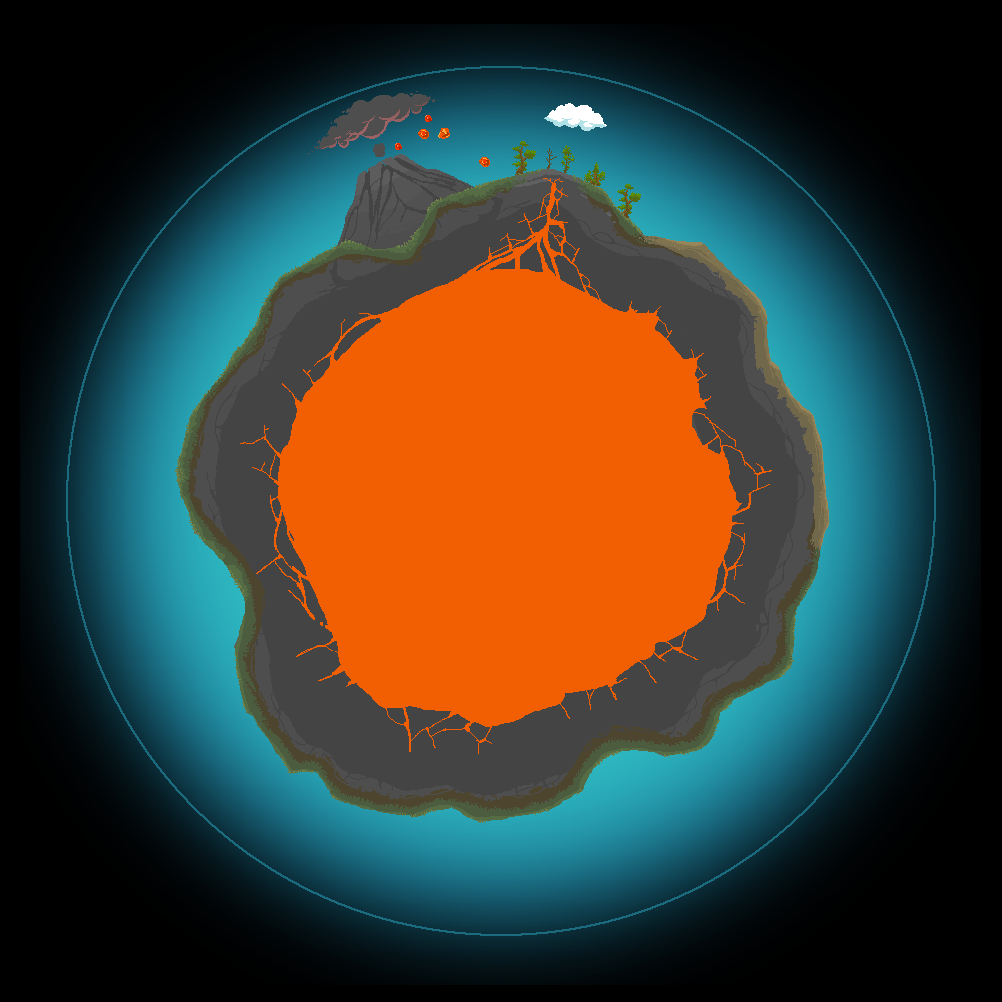
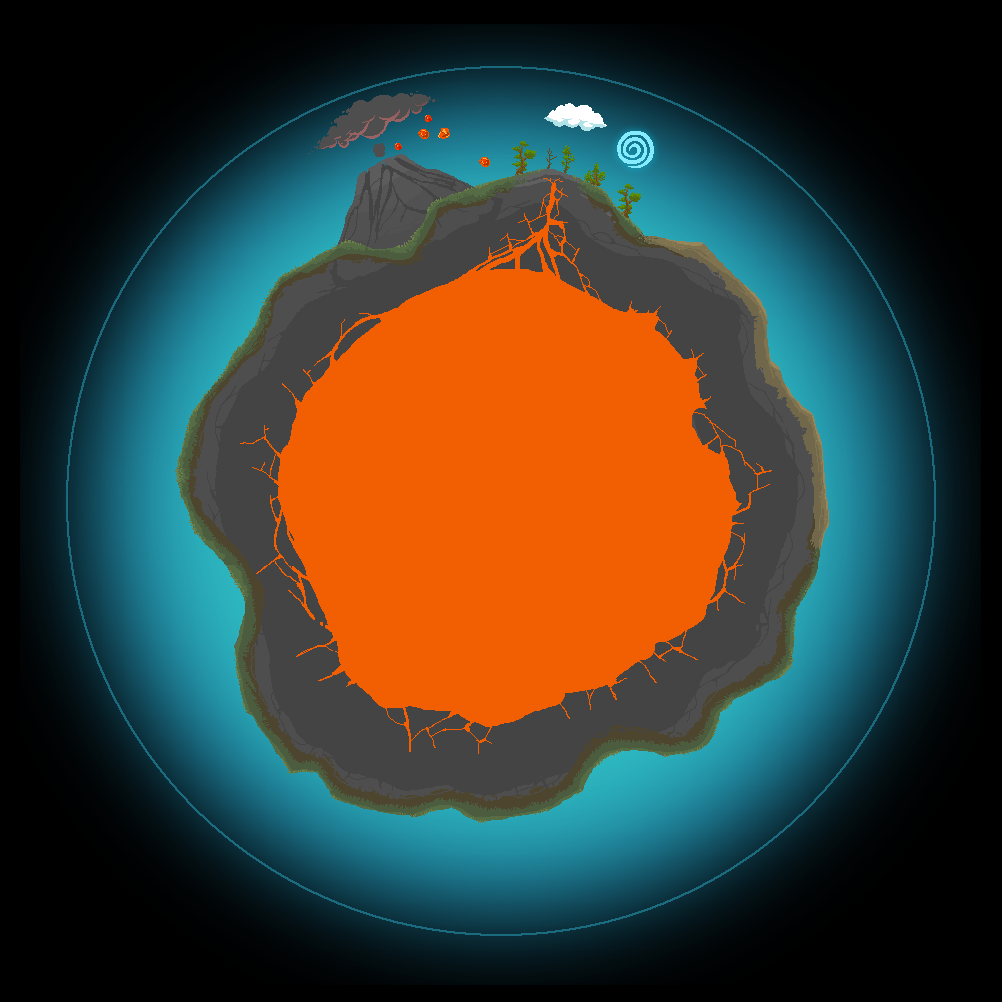
Comparing the layer stacks of the two 1002x1002 images. Changes:
added layer "Layer 34" above "Layer 33" over [617, 131, 654, 168]
